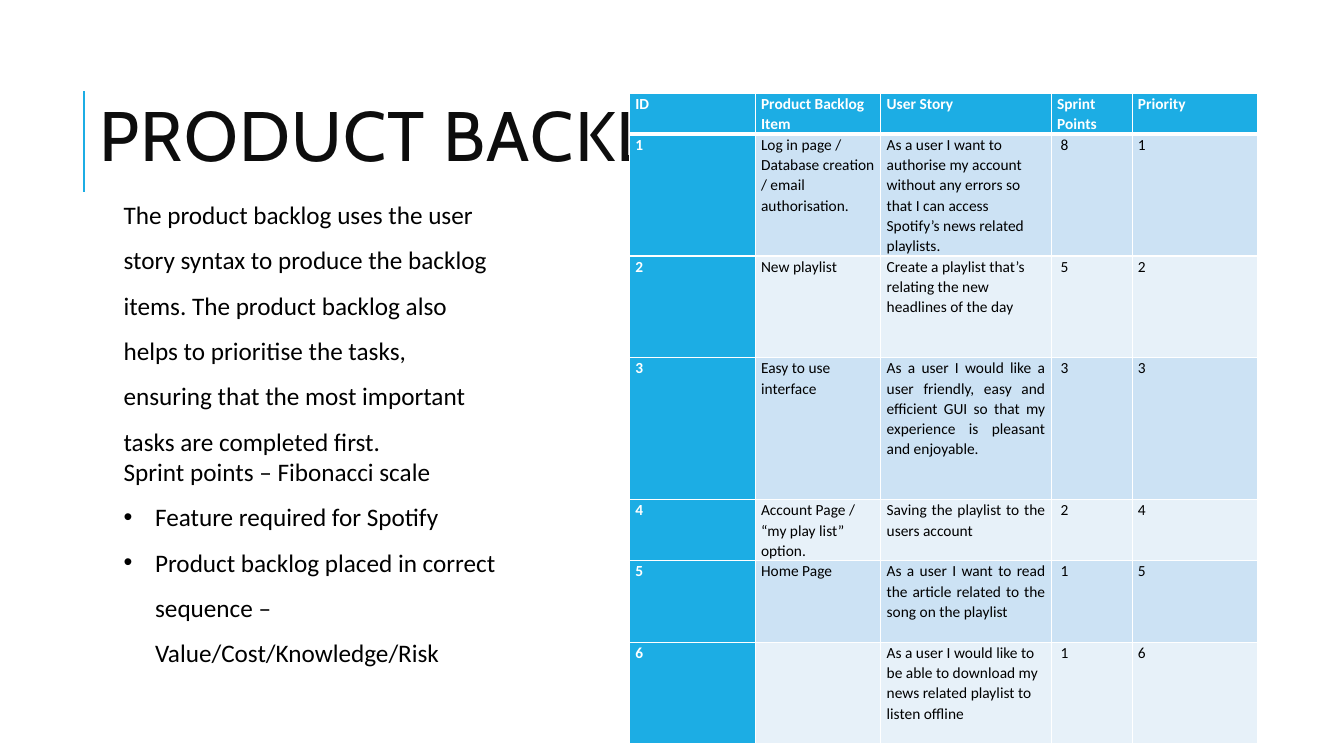
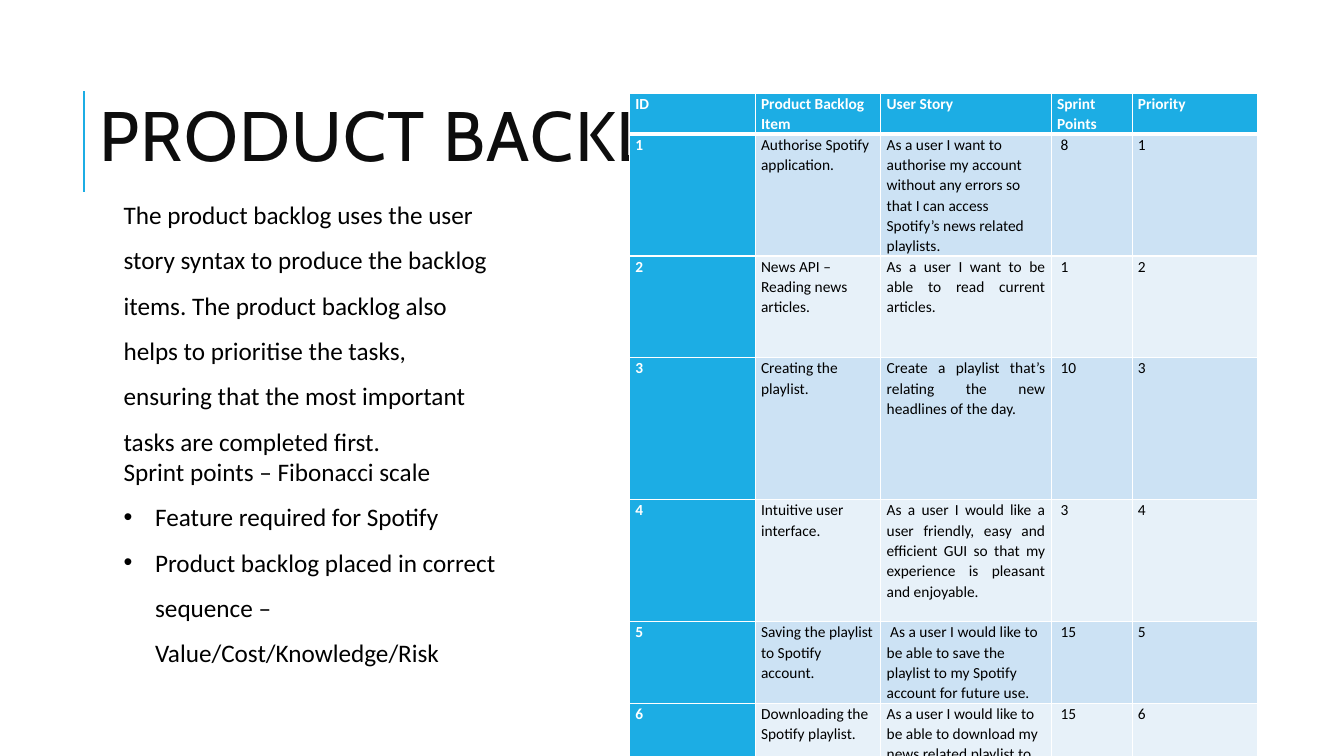
Before and after one commit to LukeTechnoUserOfficial/Software-Engineering-Project, a slide deck: slide 5 of Software Presentation.pptx. Drawn at 1344x756 pixels with LibreOffice and Linux fonts; fonts in the diff are those of the drawing. Boxes give left, top, right and bottom in pixels: in the first picture for what was removed or moved away, otherwise in the second. Text is boxed around its words. In the diff, an @@ line names an element or a change of style, - is before the commit and + after.

Commit message:
Powerpoint updates
Changes made to product backlog

```diff
--- a/Software Presentation.pptx
+++ b/Software Presentation.pptx
@@ table at bbox=[630, 94, 1259, 756] @@
-row 2, column 2: Log in page / Database creation / email authorisation.
+row 2, column 2: Authorise Spotify application.
-row 3: 2 | New playlist | Create a playlist that’s relating the new headlines of the day | 5 | 2
+row 3: 2 | News API – Reading news articles. | As a user I want to be able to read current articles. | 1 | 2
-row 4: 3 | Easy to use interface | As a user I would like a user friendly, easy and efficient GUI so that my experience is pleasant and enjoyable. | 3 | 3
+row 4: 3 | Creating the playlist. | Create a playlist that’s relating the new headlines of the day. | 10 | 3
-row 5: 4 | Account Page / “my play list” option. | Saving the playlist to the users account | 2 | 4
+row 5: 4 | Intuitive user interface. | As a user I would like a user friendly, easy and efficient GUI so that my experience is pleasant and enjoyable. | 3 | 4
-row 6: 5 | Home Page | As a user I want to read the article related to the song on the playlist | 1 | 5
+row 6: 5 | Saving the playlist to Spotify account. | As a user I would like to be able to save the playlist to my Spotify account for future use. | 15 | 5
-row 7: 6 |  | As a user I would like to be able to download my news related playlist to listen offline | 1 | 6
+row 7: 6 | Downloading the Spotify playlist. | As a user I would like to be able to download my news related playlist to listen offline. | 15 | 6
```
